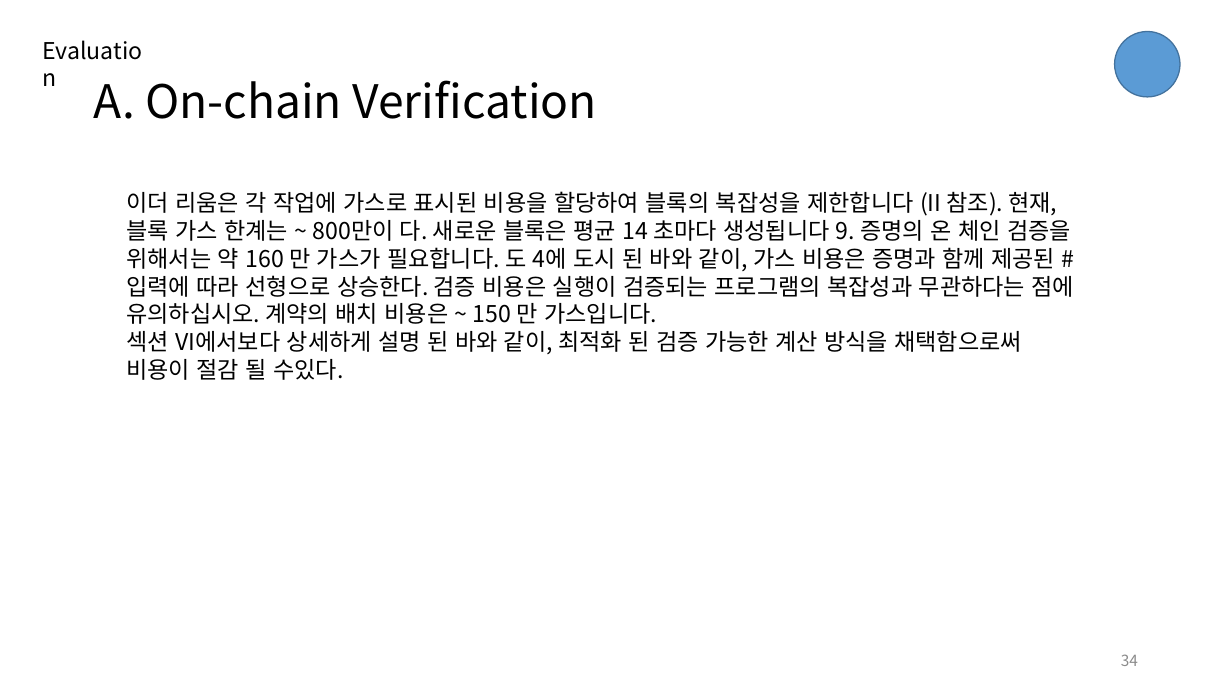
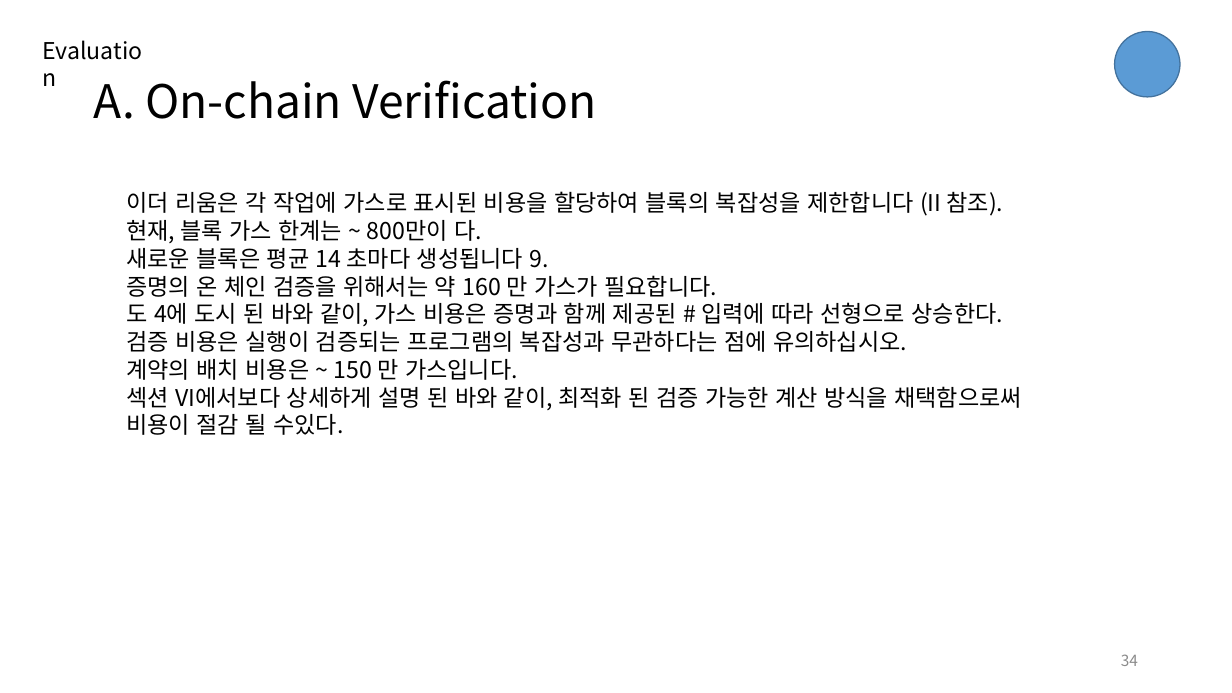
Before and after one commit to djm02309/paper, a slide deck: slide 34 of zokrates/ZoKrates.pptx. Drawn at 1232x693 pixels with LibreOffice and Linux fonts; fonts in the diff are those of the drawing. Boxes give left, top, right and bottom in pixels: in the first picture for what was removed or moved away, otherwise in the second. Text is boxed around its words. In the diff, an @@ line names an element or a change of style, - is before the commit and + after.

```diff
--- a/zokrates/ZoKrates.pptx
+++ b/zokrates/ZoKrates.pptx
@@ text at [126, 191, 1004, 380]: text changed @@
-이더 리움은 각 작업에 가스로 표시된 비용을 할당하여 블록의 복잡성을 제한합니다 (II 참조). 현재, 블록 가스 한계는 ~ 800만이 다. 새로운 블록은 평균 14 초마다 생성됩니다 9. 증명의 온 체인 검증을 위해서는 약 160 만 가스가 필요합니다. 도 4에 도시 된 바와 같이, 가스 비용은 증명과 함께 제공된 # 입력에 따라 선형으로 상승한다. 검증 비용은 실행이 검증되는 프로그램의 복잡성과 무관하다는 점에 유의하십시오. 계약의 배치 비용은 ~ 150 만 가스입니다.
+이더 리움은 각 작업에 가스로 표시된 비용을 할당하여 블록의 복잡성을 제한합니다 (II 참조).
+현재, 블록 가스 한계는 ~ 800만이 다.
+새로운 블록은 평균 14 초마다 생성됩니다 9.
+증명의 온 체인 검증을 위해서는 약 160 만 가스가 필요합니다.
+도 4에 도시 된 바와 같이, 가스 비용은 증명과 함께 제공된 # 입력에 따라 선형으로 상승한다.
+검증 비용은 실행이 검증되는 프로그램의 복잡성과 무관하다는 점에 유의하십시오.
+계약의 배치 비용은 ~ 150 만 가스입니다.
```
Also in this commit, not shown: 24 other slides changed.
